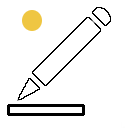
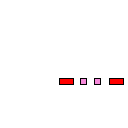
Layered file, before and after one edit (128×128). Changes by layer:
added layer "DashDotDot" above "DashDot" over left=59, top=78, right=124, bottom=85
hid "Copie de pencil1.png #1" over left=7, top=7, right=124, bottom=116
